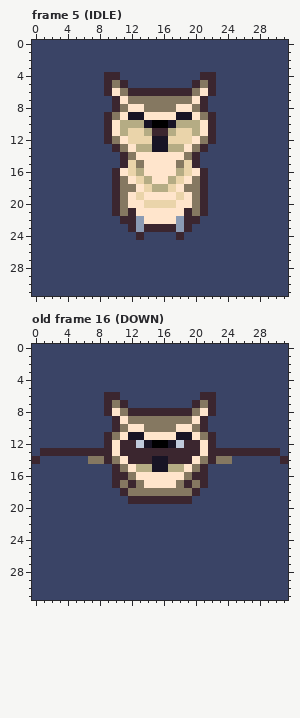
Pixel-art file -- Assets/SpriteCharacters/oliver_owl/oliver_owl.aseprite. That is the earlier state.
32x32 pixels, 54 frames. Shown: frame 5 (IDLE), old frame 16 (DOWN). The commit also changed other frames, which this record leaves out.
After the commit:
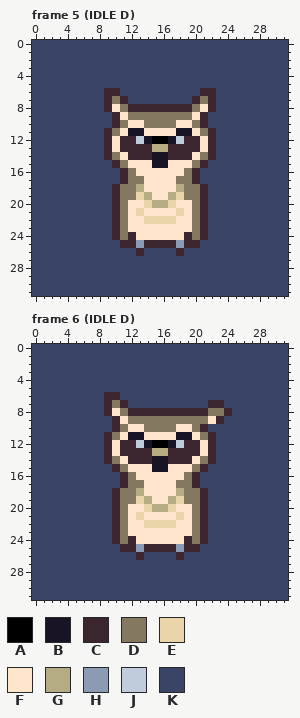
Palette (. is transparent): A #000000  B #181425  C #3b262f  D #857861  E #ead4aa  F #ffe5cc  G #b5ac84  H #8b9bb4  J #c0cbdc  K #3a4466
A new or re-ordered frame is compared with the old frame closest to it.
The commit says: oliver- complete all basic movement and idle states
Edits made:
frames 54 -> 69
Frame 5 (IDLE D), layers "body", "wings down":
y 4: x 9..10 CC -> KK; x 21..22 CC -> KK
y 5: x 9..11 CDC -> KKK; x 20..22 CDC -> KKK
y 6: x 10..21 FDCCCCCCCCDF -> CKKKKKKKKKKC
y 7: x 9..22 KCFDDDDDDDDFCK -> CDCKKKKKKKKCDC
y 8: x 9..10 KC -> CF; x 12..19 FFDDDDFF -> CCCCCCCC; x 21..22 CK -> FC
y 9: x 9..10 CD -> KC; x 12..19 BBFFFFBB -> DDDDDDDD; x 21..22 DC -> CK
y 10: x 9..22 CFGGGBAABGGGFC -> KCDFFDDDDFFDCK
y 11: x 10..21 FGEEGCCGEEGF -> DFBBFFFFBBFD
y 12: x 10..21 DFEEEBBEEEFD -> FCCJBAABJCCF
y 13: x 9..22 KCDFGGBBGGFDCK -> CFCCCCGGCCCCFC
y 14: x 9..22 KKCDFFFFFFDCKK -> CDFCCCBBCCCFDC
y 15: x 10..13 KCED -> CDFF; x 15..16 FF -> BB; x 18..21 DECK -> FFDC
y 16: x 10..13 CFEG -> KCDF; x 18..21 GEFC -> FDCK
y 17: x 10..14 CDFEG -> KCDDF; x 17..21 GEFDC -> FDDCK
y 18: x 13..18 FEGGEF -> GFFFFG
y 19: x 12 F -> D; x 14 F -> G; x 17 F -> G; x 19 F -> D
y 20: x 15..16 EE -> GG
y 21: x 12..13 CF -> FE; x 18..19 FC -> EF
y 22: x 10..21 KCCHFFFFHCCK -> CDFFEEEEFFDC
y 23: x 10..21 KKCHCCCCHCKK -> CDFFFFFFFFDC
y 24: x 10..21 KKKCKKKKCKKK -> CDCFFFFFFCDC
y 25: x 11..20 KKKKKKKKKK -> CCHCCCCHCC
y 26: x 13 K -> C; x 18 K -> C
Frame 6 (IDLE D) is new; against old frame 16 (DOWN), layers "body", "wings down":
y 6: x 21..22 CC -> KK
y 7: x 20..21 CD -> KK; x 23 K -> C
y 8: x 20..24 DFCKK -> CCDDC
y 9: x 20..23 FCKK -> DDFC
y 13: x 1..8 CCCCCCCC -> KKKKKKKK; x 15..16 CC -> GG; x 23..30 CCCCCCCC -> KKKKKKKK
y 14: x 0 C -> K; x 7..8 DD -> KK; x 23..24 DD -> KK; x 31 C -> K
y 15: x 13..14 GG -> FF; x 17..18 GG -> FF
y 16: x 10 C -> K; x 21 C -> K
y 17: x 10..12 CDC -> KCD; x 19..21 CDC -> DCK
y 18: x 10..11 KC -> CD; x 13..18 DDDDDD -> GFFFFG; x 20..21 CK -> DC
y 19: x 10..21 KKCCCCCCCCKK -> CDDEGFFGEDDC
y 20: x 10..21 KKKKKKKKKKKK -> CDFFEGGEFFDC
y 21: x 10..21 KKKKKKKKKKKK -> CDFEFFFFEFDC
y 22: x 10..21 KKKKKKKKKKKK -> CDFFEEEEFFDC
y 23: x 10..21 KKKKKKKKKKKK -> CDFFFFFFFFDC
y 24: x 10..21 KKKKKKKKKKKK -> CDCFFFFFFCDC
y 25: x 11..20 KKKKKKKKKK -> CCHCCCCHCC
y 26: x 13 K -> C; x 18 K -> C
Boxes around the changes in both pictures, in picture pixels (x1, y1, x2, y2):
changed: (104, 72, 216, 256)
changed: (32, 392, 288, 560)
